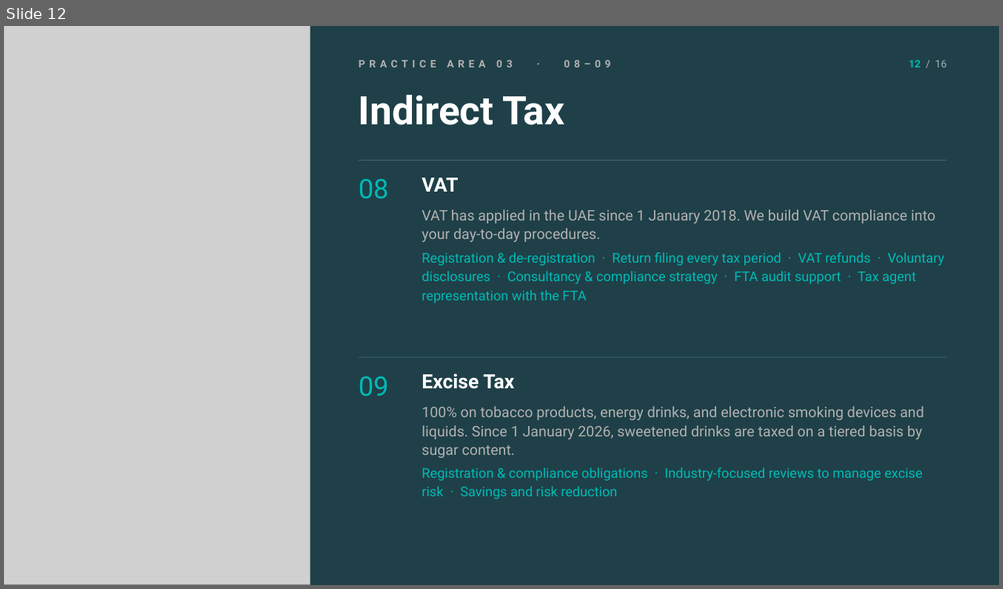
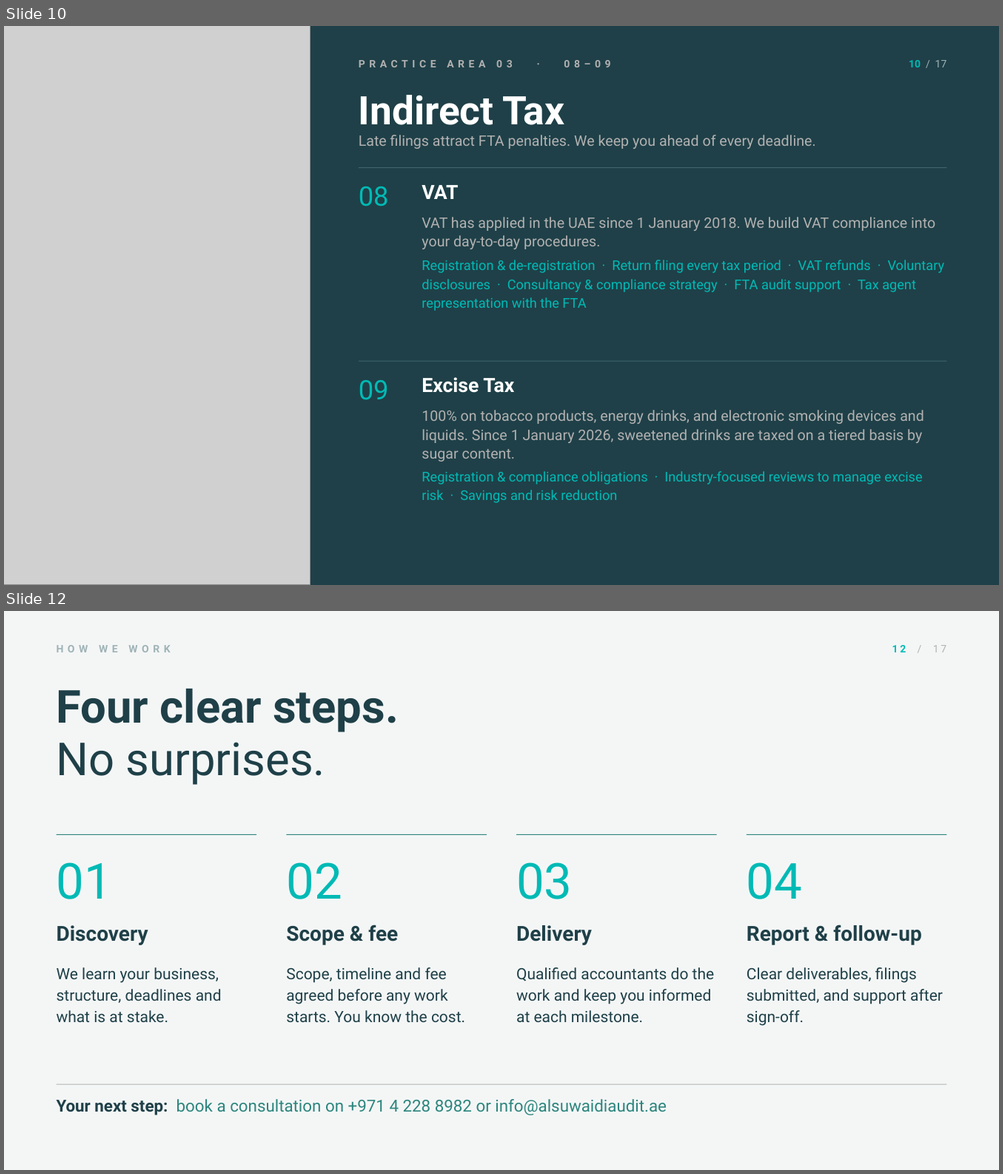
Before and after one commit to khaledsaifelnasr-afk/khsaif-content-studio, a slide deck: Profiles/al-suwaidi-2026/Al-Suwaidi-Company-Profile-2026-Noir.pptx. Shown one above the other, each under a label of ours: slide 12 before the commit, slides 10 and 12 after it; the slides between them are not shown. The pictures are 1003x589 and 1003x1174 pixels, drawn with LibreOffice and Linux fonts; fonts in the diff are those of the drawing; grey boxes stand for pictures. Boxes give left, top, right and bottom in pixels: in the first picture for what was removed or moved away, otherwise in the second. Text is boxed around its words. In the diff, an @@ line names an element or a change of style, - is before the commit and + after.

```diff
--- a/Profiles/al-suwaidi-2026/Al-Suwaidi-Company-Profile-2026-Noir.pptx
+++ b/Profiles/al-suwaidi-2026/Al-Suwaidi-Company-Profile-2026-Noir.pptx
@@ slide 12 added at [4, 611, 999, 1170], background #F4F6F6 @@
@@ text added at [57, 645, 170, 652], 10 pt, text #9FB3B6, bold @@
+HOW WE WORK
@@ text added at [892, 645, 947, 652], 10 pt, text #B2B1B1 @@
+12 / 17
@@ text added at [57, 688, 398, 785], 44 pt, text #1F4048, bold @@
+Four clear steps.
+No surprises.
@@ line added from (57, 834) to (256, 834), #2D867E 0.75 pt @@
@@ line added from (286, 834) to (486, 834), #2D867E 0.75 pt @@
@@ line added from (517, 834) to (717, 834), #2D867E 0.75 pt @@
@@ line added from (746, 834) to (946, 834), #2D867E 0.75 pt @@
@@ text added at [57, 863, 113, 900], 48 pt, text #00BAB5 @@
+01
@@ text added at [286, 863, 342, 900], 48 pt, text #00BAB5 @@
+02
@@ text added at [516, 863, 572, 900], 48 pt, text #00BAB5 @@
+03
@@ text added at [746, 863, 802, 900], 48 pt, text #00BAB5 @@
+04
@@ text added at [57, 925, 148, 945], 20 pt, text #1F4048, bold @@
+Discovery
@@ text added at [286, 925, 398, 945], 20 pt, text #1F4048, bold @@
+Scope & fee
@@ text added at [516, 925, 592, 945], 20 pt, text #1F4048, bold @@
+Delivery
@@ text added at [746, 925, 922, 945], 20 pt, text #1F4048, bold @@
+Report & follow-up
@@ text added at [57, 968, 222, 1022], 15 pt, text #1F4048 @@
+We learn your business, structure, deadlines and what is at stake.
@@ text added at [286, 968, 465, 1022], 15 pt, text #1F4048 @@
+Scope, timeline and fee agreed before any work starts. You know the cost.
@@ text added at [516, 968, 714, 1022], 15 pt, text #1F4048 @@
+Qualified accountants do the work and keep you informed at each milestone.
@@ text added at [746, 968, 942, 1026], 15 pt, text #1F4048 @@
+Clear deliverables, filings submitted, and support after sign-off.
@@ line added from (57, 1085) to (946, 1085), #B2B1B1 0.75 pt @@
@@ text added at [57, 1099, 666, 1116], 16 pt, text #2D867E @@
+Your next step: book a consultation on +971 4 228 8982 or info@alsuwaidiaudit.ae
@@ what was slide 12 is now slide 10 @@
@@ slide 10 changed as well @@
@@ text at [908, 60, 947, 67]: text changed @@
-12 / 16
+10 / 17
@@ text added at [358, 135, 816, 149], 14 pt, text #B2B1B1 @@
+Late filings attract FTA penalties. We keep you ahead of every deadline.
@@ 4 texts, 1 line: place and size @@
-4 texts, 1 line at [358, 160, 946, 304]
+4 texts, 1 line at [358, 168, 946, 311]
@@ 4 texts, 1 line: place and size @@
-4 texts, 1 line at [358, 358, 946, 500]
+4 texts, 1 line at [358, 362, 946, 503]
```
Also in this commit, not shown: 15 other slides changed, 1 other file.
